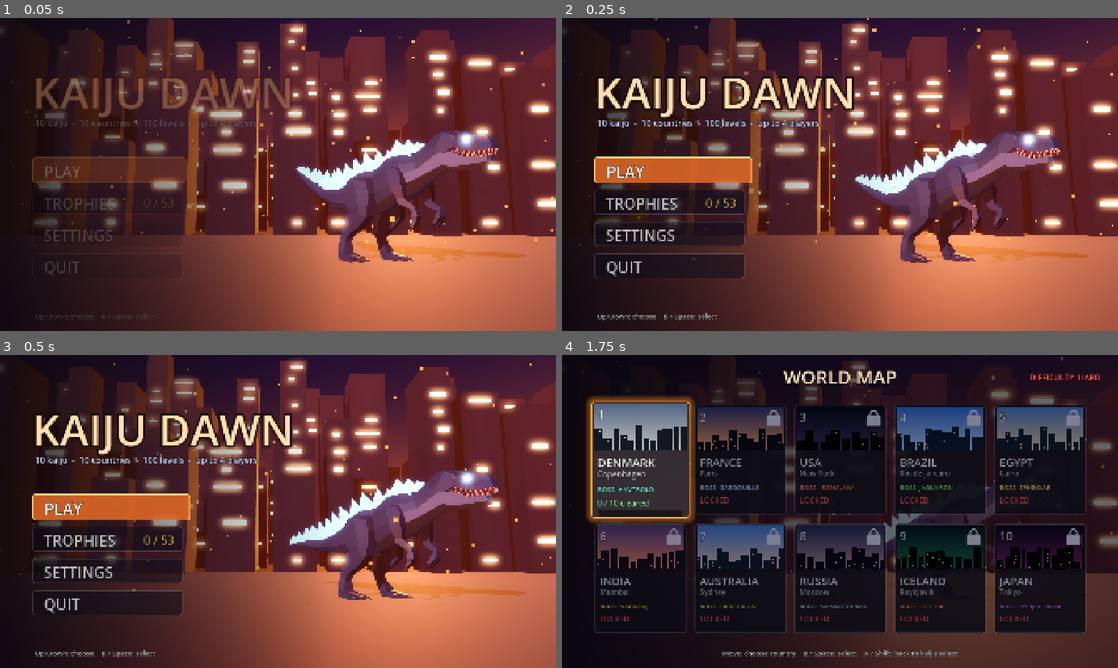
Above: before the commit, frames 1-4 (two rows, left to right).
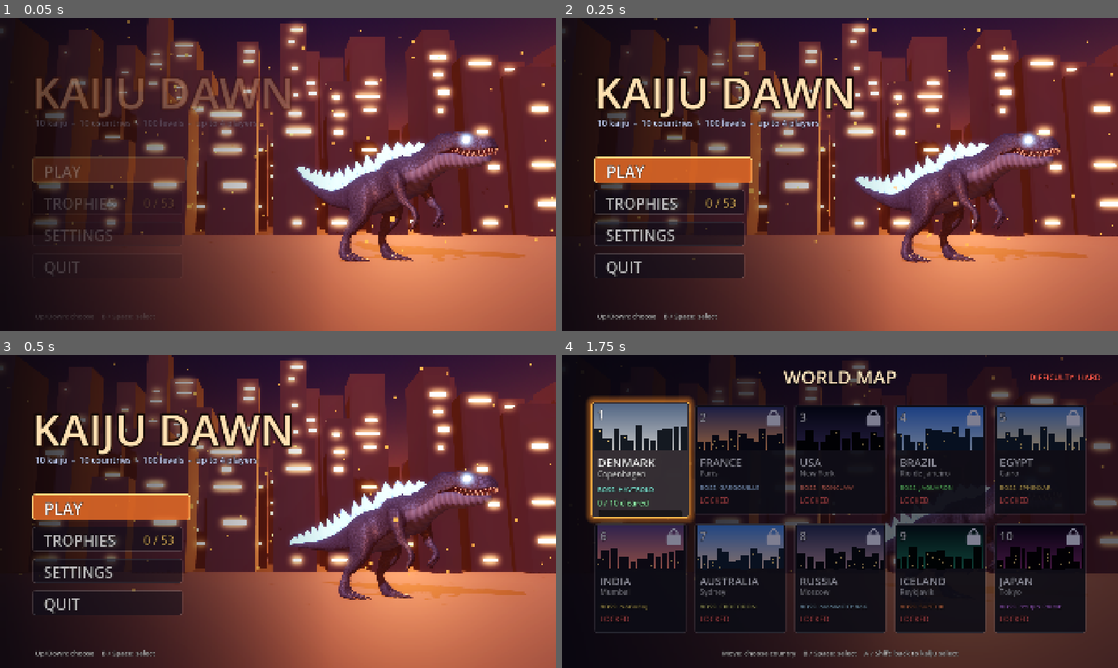
Above: after the commit, the same moments.

Repository: returnnull/MonsterWars
Game: Godot game, scene res://scenes/menu.tscn
Two runs of this game, one before a commit and one after it. Both use one fixed random seed, a clock stepped at 60 frames per second and the inputs below.
Inputs (mouse positions are in pixels of both pictures, inside the frame that each line leads up to):
- Up to frame 1 (0.05 s): no input
- Up to frame 2 (0.25 s): no input
- Up to frame 3 (0.5 s): no input
- Up to frame 4 (1.75 s): tap Enter at 0.5 s; move the mouse to (962, 495) at 0.52 s; hold D (p0_move_right) 0.53-1.25 s; hold K (p0_heavy) 0.53-1.25 s; click (962, 495) at 0.67 s; tap Space (jump) at 0.77, 1.07 s; drag from (728, 527) to (812, 574) at 1.27 s

The runs differ from the first frame. In frame 1, 2.0% of the frame differs, in the area x 53-90%, y 35-79%; in frame 2, 2.1%, in the area x 52-90%, y 36-79%; in frame 3, 2.0%; in frame 4, less than 0.1%.

Commit message:
Much denser hero models with baked skin textures
The 10 T-Rex hero variants are rebuilt by tools/make_hero_variants.py with a
Catmull-Clark subdivided body (claws and teeth creased to stay sharp), many
more segments and bevels on spikes, plates, horns and eyes, and a baked skin:
colour with scales, mottling and ambient occlusion, a tangent-space normal map
(scales, wrinkles, belly ridges) and roughness/metal. Heroes go from about
3-5k to 30-70k triangles. Textures are 1024px WebP, imported lossy so the web
build stays small (pck 2.4 MB -> 20 MB).

GlbKaijuModel sets a LOD bias of 0.5 so Godot's automatic LODs step down a
little sooner; at the game camera's distance four heroes draw ~190k triangles
(was ~68k) and look the same as at full detail. tests/hero_perf.tscn prints
the cost; autoplay's status line now shows fps and triangles.

Co-Authored-By: Claude Opus 5.5 (1M context) <noreply@anthropic.com>
Claude-Session: https://claude.ai/code/session_015BUCavv8PvNB3Yc5QWGdhF

Diff:
--- a/scripts/glb_kaiju_model.gd
+++ b/scripts/glb_kaiju_model.gd
@@ -1,7 +1,8 @@
 class_name GlbKaijuModel
 extends KaijuModel
 ## A hero kaiju loaded from a rigged .glb (the T-Rex variants in
-## assets/heroes, built from Quaternius' CC0 T-Rex). It takes the same pose
+## assets/heroes, built from Quaternius' CC0 T-Rex by tools/make_hero_variants.py:
+## a smooth subdivided body with a baked skin texture). It takes the same pose
 ## targets as KaijuModel and maps them onto the model's own animations:
 ## Idle, Walk, Run, Attack and Jump. Lean tilts the whole body, glow drives
 ## the emissive spikes and eye_glow the eyes. Faces +X with its origin at the
@@ -10,6 +11,10 @@
 ## World units per glTF unit; the T-Rex is about 15 units tall in the file.
 const MODEL_SCALE := 0.31
 const BLEND := 0.15
+## The models are dense (30-70k triangles); this lets Godot's automatic LODs
+## step down a little sooner. At the game camera's distance it looks the
+## same and draws about 40% fewer triangles; close-ups keep full detail.
+const LOD_BIAS := 0.5
 ## Where cosmetics sit (see Cosmetics): the bone they ride on, the anchor's
 ## position in model space (rest pose, size 1.0) and its tilt about Z in
 ## degrees. The neck frame leans with the neck, so its Y runs along it.
@@ -236,6 +241,7 @@
 func _collect_materials(n: Node) -> void:
 	if n is MeshInstance3D:
 		var mi := n as MeshInstance3D
+		mi.lod_bias = LOD_BIAS
 		for i in mi.mesh.get_surface_count():
 			var src := mi.get_active_material(i)
 			if not (src is StandardMaterial3D):
--- a/tests/autoplay.gd
+++ b/tests/autoplay.gd
@@ -143,7 +143,8 @@
 	if log_t > 10.0:
 		log_t = 0.0
 		var held := Game.players.filter(func(q) -> bool: return is_instance_valid(q) and q.weapon != "").size()
-		print("%s t=%.0f wave=%d/%d enemies=%d score=%d armed=%d" % [current, t, main._wave, main.waves.size(), _enemies().size(), Game.score, held])
+		print("%s t=%.0f wave=%d/%d enemies=%d score=%d armed=%d fps=%.0f tris=%dk" % [current, t, main._wave, main.waves.size(), _enemies().size(), Game.score, held,
+			Engine.get_frames_per_second(), Performance.get_monitor(Performance.RENDER_TOTAL_PRIMITIVES_IN_FRAME) / 1000])
 	var limit := float(_env("AUTOPLAY_SECONDS", "400"))
 	if limit == 0.0 and t > 3.0:
 		results.append("%s:built" % current)
--- /dev/null
+++ b/tests/hero_perf.gd
@@ -0,0 +1,47 @@
+extends Node3D
+## Dev helper: how many triangles the hero models cost per frame.
+##   godot --path . res://tests/hero_perf.tscn
+## Puts HERO_COUNT heroes (default 4) walking at the game camera's distance
+## under a shadow-casting sun and prints the triangles drawn per frame with
+## and without them, near (gameplay zoom) and far (zoomed out).
+
+func _ready() -> void:
+	Game.set_meta("no_save", true)
+	var sun := DirectionalLight3D.new()
+	sun.rotation = Vector3(-0.9, 0.5, 0)
+	sun.shadow_enabled = true
+	sun.directional_shadow_max_distance = 140.0
+	add_child(sun)
+	var we := WorldEnvironment.new()
+	we.environment = Environment.new()
+	add_child(we)
+	var cam := Camera3D.new()
+	cam.fov = 46.0
+	add_child(cam)
+	var models: Array = []
+	for i in int(OS.get_environment("HERO_COUNT") if OS.get_environment("HERO_COUNT") != "" else "4"):
+		var h := Content.hero(i)
+		var m := GlbKaijuModel.for_hero(h, self)
+		m.scale = Vector3.ONE * float(h["size"])
+		m.walk_amount = 1.0
+		m.position.x = i * 7.0 - 10.0
+		models.append(m)
+	for dist in [24.0, 34.0, 60.0]:
+		cam.position = Vector3(0, 9.0, dist)
+		cam.look_at(Vector3(0, 4.0, 0))
+		for m in models:
+			m.visible = true
+		var with := await _tris()
+		if OS.get_environment("HERO_PERF_SHOT") != "":  # saves user://perf_<value>_<dist>.png
+			get_viewport().get_texture().get_image().save_png("user://perf_%s_%d.png" % [OS.get_environment("HERO_PERF_SHOT"), int(dist)])
+		for m in models:
+			m.visible = false
+		var without := await _tris()
+		print("camera %.0f m: heroes draw %dk triangles (%dk in all)" % [dist, (with - without) / 1000, with / 1000])
+	get_tree().quit()
+
+
+func _tris() -> int:
+	for i in 4:
+		await get_tree().process_frame
+	return int(Performance.get_monitor(Performance.RENDER_TOTAL_PRIMITIVES_IN_FRAME))
--- /dev/null
+++ b/tests/hero_perf.tscn
@@ -0,0 +1,6 @@
+[gd_scene load_steps=2 format=3]
+
+[ext_resource type="Script" path="res://tests/hero_perf.gd" id="1"]
+
+[node name="HeroPerf" type="Node3D"]
+script = ExtResource("1")
Binary file changed: assets/heroes/01_atom.glb
Binary file added: assets/heroes/01_atom_color.webp
Not shown, added: assets/heroes/01_atom_color.webp.import
Binary file added: assets/heroes/01_atom_normal.webp
Not shown, added: assets/heroes/01_atom_normal.webp.import
Binary file added: assets/heroes/01_atom_orm.webp
Not shown, added: assets/heroes/01_atom_orm.webp.import
Binary file changed: assets/heroes/02_magma.glb
Binary file added: assets/heroes/02_magma_color.webp
Not shown, added: assets/heroes/02_magma_color.webp.import
Binary file added: assets/heroes/02_magma_normal.webp
Not shown, added: assets/heroes/02_magma_normal.webp.import
(and 61 more such lines)
